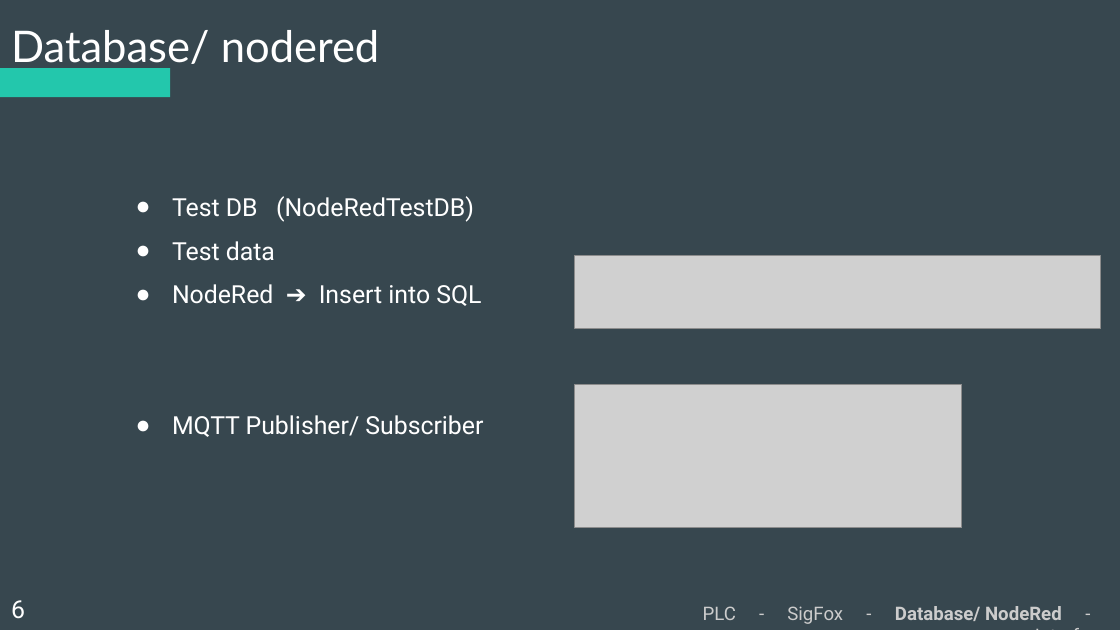
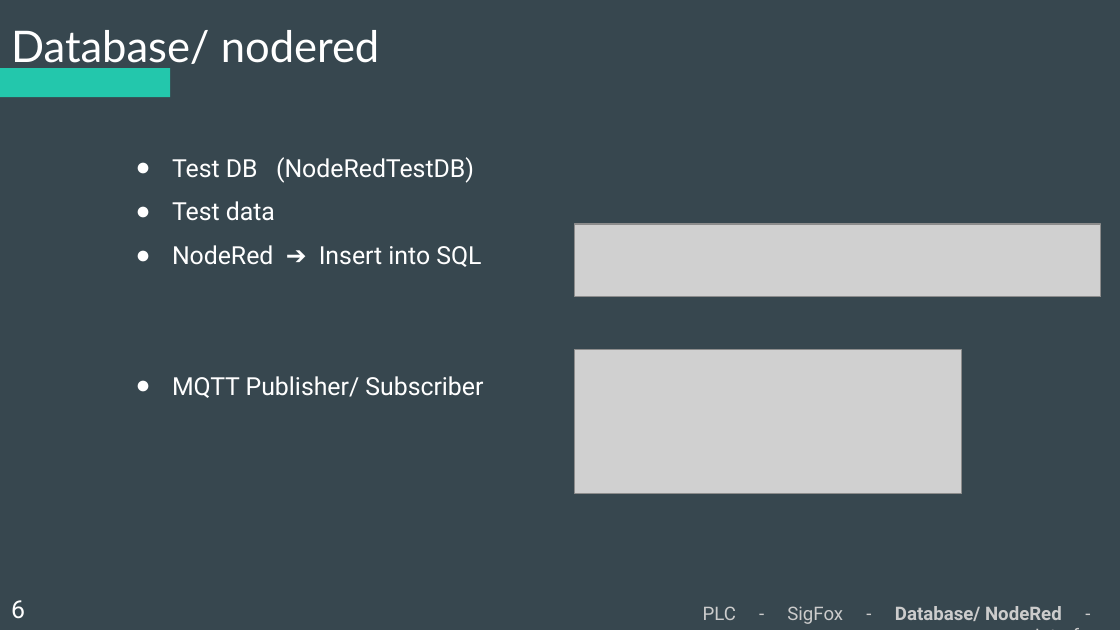
Before and after one commit to Koffiejoe/IA-EnOcean, a slide deck: slide 6 of Presentaties/4Wekelijkse PowerPoint/ppt_enocean_.pptx. Drawn at 1120x630 pixels with LibreOffice and Linux fonts; fonts in the diff are those of the drawing; grey boxes stand for pictures. Boxes give left, top, right and bottom in pixels: in the first picture for what was removed or moved away, otherwise in the second. Text is boxed around its words. In the diff, an @@ line names an element or a change of style, - is before the commit and + after.

```diff
--- a/Presentaties/4Wekelijkse PowerPoint/ppt_enocean_.pptx
+++ b/Presentaties/4Wekelijkse PowerPoint/ppt_enocean_.pptx
@@ subtitle "Test DB (NodeRedTestDB)": place and size @@
-subtitle "Test DB (NodeRedTestDB)" at bbox=[172, 196, 483, 437]
+subtitle "Test DB (NodeRedTestDB)" at bbox=[172, 157, 483, 398]
@@ picture: place and size @@
-picture at bbox=[575, 255, 1101, 328]
+picture at bbox=[575, 224, 1101, 297]
@@ picture: place and size @@
-picture at bbox=[575, 384, 962, 528]
+picture at bbox=[575, 349, 962, 493]
```
Also in this commit, not shown: 1 other file.
